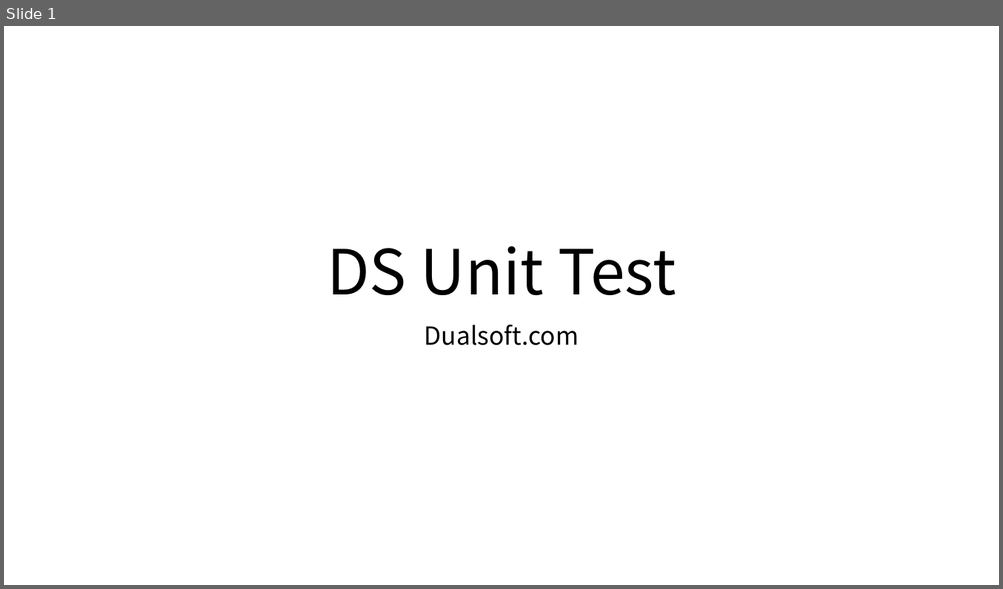
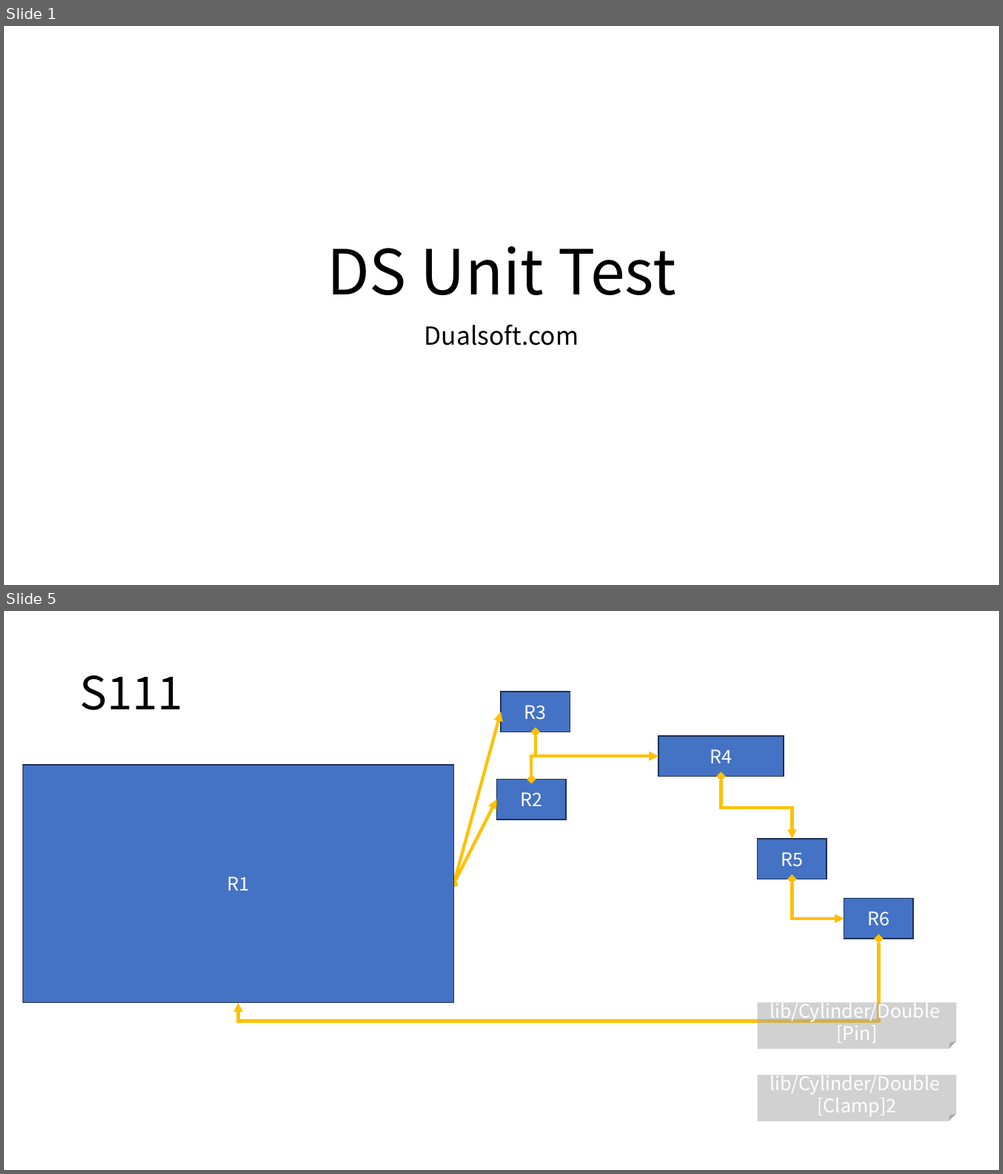
Before and after one commit to DualsoftDev/ds, a slide deck: DsDotNet/src/UnitTest/UnitTest.Model/ImportOfficeExample/Sample/s.pptx. Shown one above the other, each under a label of ours: slide 1 before the commit, slides 1 and 5 after it; the slides between them are not shown. The pictures are 1003x589 and 1003x1174 pixels, drawn with LibreOffice and Linux fonts; fonts in the diff are those of the drawing. Boxes give left, top, right and bottom in pixels: in the first picture for what was removed or moved away, otherwise in the second. Text is boxed around its words. In the diff, an @@ line names an element or a change of style, - is before the commit and + after.

```diff
--- a/DsDotNet/src/UnitTest/UnitTest.Model/ImportOfficeExample/Sample/s.pptx
+++ b/DsDotNet/src/UnitTest/UnitTest.Model/ImportOfficeExample/Sample/s.pptx
@@ slide 5 added at (4, 611, 999, 1170), background #FFFFFF @@
@@ title added at (79, 675, 182, 710), 44 pt, text #000000 @@
+S111
@@ rectangle added at (501, 692, 570, 732), fill #4472C4, outline #1E3256 1 pt, 18 pt, text #FFFFFF @@
+R3
@@ double arrow added from (454, 884) to (501, 712), #FFC000 3 pt @@
@@ elbow double arrow added from (535, 732) to (658, 757), #FFC000 3 pt @@
@@ rectangle added at (658, 736, 784, 777), fill #4472C4, outline #1E3256 1 pt, 18 pt, text #FFFFFF @@
+R4
@@ rectangle added at (22, 765, 454, 1002), fill #4472C4, outline #1E3256 1 pt, 18 pt, text #FFFFFF @@
+R1
@@ elbow double arrow added from (532, 780) to (658, 757), #FFC000 3 pt @@
@@ rectangle added at (496, 780, 566, 820), fill #4472C4, outline #1E3256 1 pt, 18 pt, text #FFFFFF @@
+R2
@@ elbow double arrow added from (721, 777) to (792, 840), #FFC000 3 pt @@
@@ double arrow added from (454, 884) to (496, 800), #FFC000 3 pt @@
@@ rectangle added at (757, 840, 827, 880), fill #4472C4, outline #1E3256 1 pt, 18 pt, text #FFFFFF @@
+R5
@@ elbow double arrow added from (792, 880) to (844, 919), #FFC000 3 pt @@
@@ rectangle added at (844, 899, 913, 940), fill #4472C4, outline #1E3256 1 pt, 18 pt, text #FFFFFF @@
+R6
@@ elbow double arrow added from (879, 940) to (239, 1002), #FFC000 3 pt @@
@@ folded corner added at (757, 1002, 957, 1049), fill #A5A5A5 at 50% opacity, 18 pt, text #FFFFFF @@
+lib/Cylinder/Double
+[Pin]
@@ folded corner added at (757, 1075, 957, 1122), fill #A5A5A5 at 50% opacity, 18 pt, text #FFFFFF @@
+lib/Cylinder/Double
+[Clamp]2
```
Also in this commit, not shown: 1 slide changed, 1 other slide added, 6 other files.
